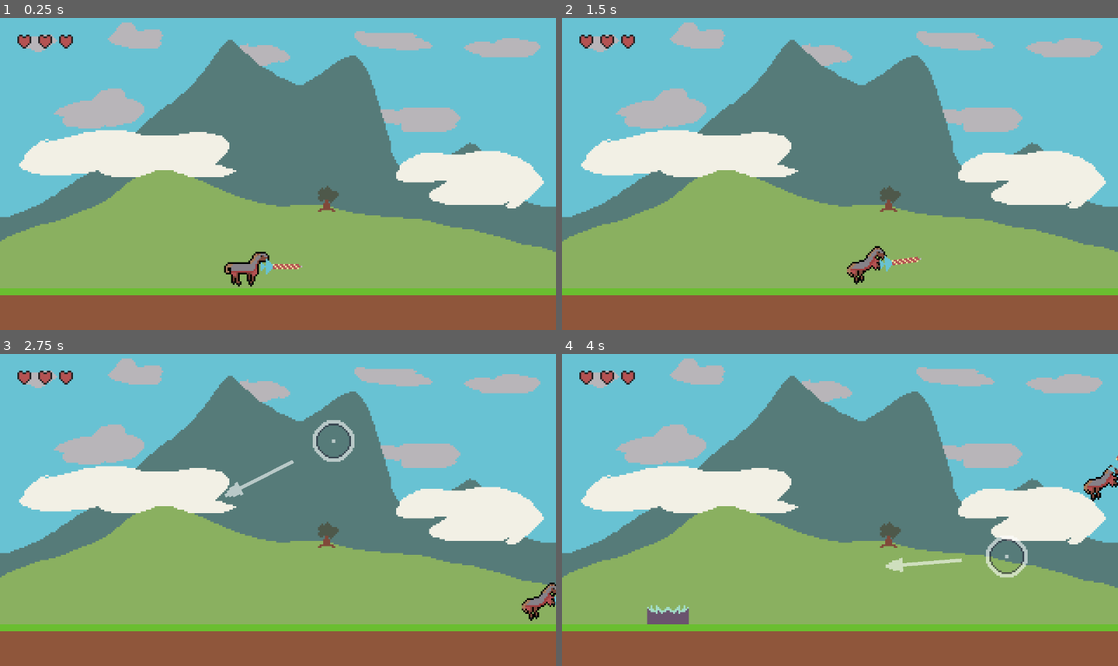
Above: before the commit, frames 1-4 (two rows, left to right).
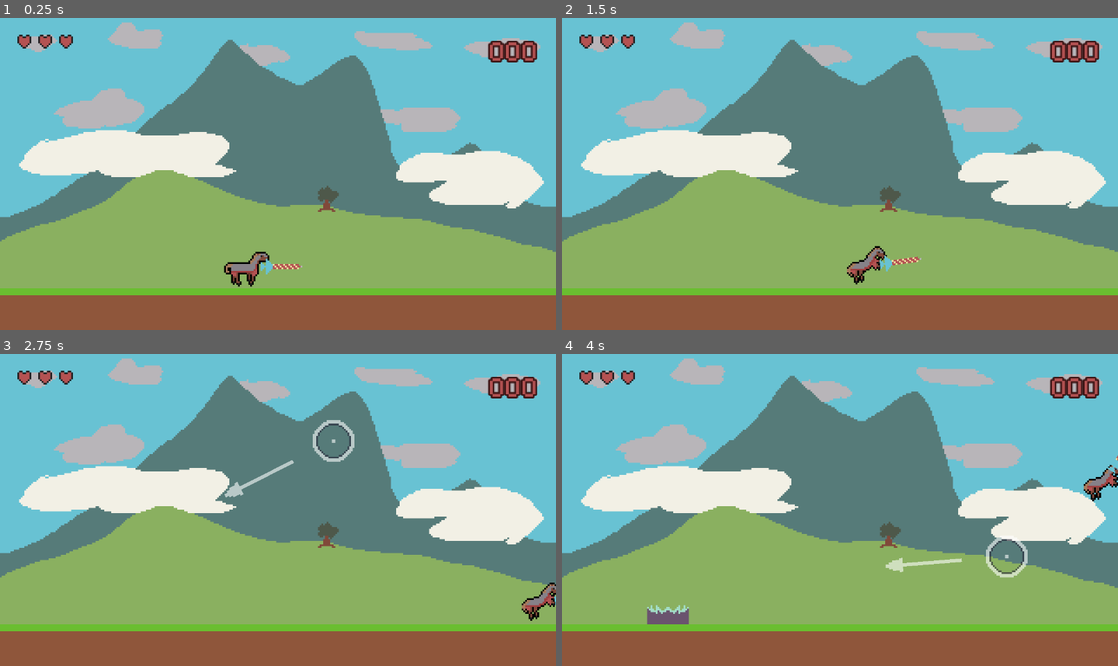
Above: after the commit, the same moments.

Repository: ErwinPrograms/Mini-Jam-205-Horses
Game: Godot game, scene res://scenes/views/game.tscn
Same seed, same stepped clock (60 frames per second), same inputs: the game is played once before the commit and once after it.
Inputs (mouse positions are in pixels of both pictures, inside the frame that each line leads up to):
- Up to frame 1 (0.25 s): no input
- Up to frame 2 (1.5 s): tap Enter (ui_accept) at 0.5, 0.77, 1.25 s; move the mouse to (962, 158) at 0.52 s; press the mouse at (962, 158) at 0.53 s; hold Right (ui_right) from 0.53 s (still down); move the mouse to (728, 189) at 1.27 s; release the mouse at (728, 189) at 1.28 s; click (728, 189) at 1.35 s
- Up to frame 3 (2.75 s): tap Enter (ui_accept) at 1.52 s; move the mouse to (333, 441) at 2.02 s; release Right (ui_right) at 2.03 s; press the mouse at (333, 441) at 2.03 s; hold Left (ui_left) from 2.03 s (still down)
- Up to frame 4 (4 s): tap Enter (ui_accept) at 2.75, 3.02, 3.77 s; move the mouse to (812, 572) at 2.77 s; release Left (ui_left) at 2.78 s; release the mouse at (812, 572) at 2.78 s; hold Right (ui_right) from 2.78 s (still down); click (812, 572) at 2.85 s; move the mouse to (1006, 556) at 3.52 s; press the mouse at (1006, 556) at 3.53 s

The runs differ from the first frame. In frame 1, 0.5% of the frame differs, in the area x 87-97%, y 7-15%; in frame 2, 0.5%; in frame 3, 0.5%; in frame 4, 0.5%.

Commit message:
Add score tracking and display in UI

Diff:
--- a/globals/signal_hub.gd
+++ b/globals/signal_hub.gd
@@ -1,6 +1,10 @@
 extends Node
 
 signal game_over()
+signal point_scored()
 
 func emit_game_over() -> void:
 	game_over.emit()
+
+func emit_point_scored() -> void:
+	point_scored.emit()
--- a/scenes/characters/enemies/enemy_spawn_manager.gd
+++ b/scenes/characters/enemies/enemy_spawn_manager.gd
@@ -15,6 +15,5 @@
 		var new_spawner: EyeballSpawner = EYEBALL_SPAWNER.instantiate()
 		get_parent().add_child(new_spawner)
 		new_spawner.spawn_at(randf_range(20, 300))
-
 	# increment num spawned waves
 	num_spawned_waves += 1
--- a/scenes/characters/enemies/eyeball_spawner.gd
+++ b/scenes/characters/enemies/eyeball_spawner.gd
@@ -20,6 +20,8 @@
 	new_eyeball.position = position
 	new_eyeball.hover_height = randf_range(20, 150)
 
+	new_eyeball.died.connect(SignalHub.emit_point_scored)
+
 	get_parent().add_child(new_eyeball)
 
 	hide()
--- a/scenes/ui/game_ui.gd
+++ b/scenes/ui/game_ui.gd
@@ -1,11 +1,18 @@
 class_name GameUI
 extends Control
 
+# not ideal place to store score but im on a time crunch
+var score: int = 0
+
 @onready var health_display_container: HealthDisplayContainer = $MarginContainer/HealthDisplayContainer
-
+@onready var score_label: Label = $MarginContainer/ScoreLabel
 
 func _ready() -> void:
-	pass
+	SignalHub.point_scored.connect(on_point_scored)
 
 func get_health_display() -> HealthDisplayContainer:
 	return health_display_container
+
+func on_point_scored() -> void:
+	score += 1
+	score_label.text = "%03d" % score
--- a/scenes/ui/game_ui.tscn
+++ b/scenes/ui/game_ui.tscn
@@ -2,6 +2,13 @@
 
 [ext_resource type="Script" uid="uid://c57fey4ij8165" path="res://scenes/ui/game_ui.gd" id="1_gwk6t"]
 [ext_resource type="PackedScene" uid="uid://cc2j00chmnyy8" path="res://scenes/ui/health_display_container.tscn" id="2_xjfbv"]
+[ext_resource type="FontFile" uid="uid://c8ohfea5gxd3t" path="res://assets/fonts/PixelifySans-VariableFont_wght.ttf" id="3_bma8u"]
+
+[sub_resource type="LabelSettings" id="LabelSettings_fct72"]
+font = ExtResource("3_bma8u")
+font_color = Color(0.7058824, 0.32156864, 0.32156864, 1)
+outline_size = 4
+outline_color = Color(0.23137255, 0.078431375, 0.078431375, 1)
 
 [node name="GameUI" type="Control" unique_id=355713589]
 layout_mode = 3
@@ -27,3 +34,10 @@
 
 [node name="HealthDisplayContainer" parent="MarginContainer" unique_id=1389441148 instance=ExtResource("2_xjfbv")]
 layout_mode = 2
+
+[node name="ScoreLabel" type="Label" parent="MarginContainer" unique_id=179642609]
+layout_mode = 2
+size_flags_horizontal = 8
+size_flags_vertical = 0
+text = "000"
+label_settings = SubResource("LabelSettings_fct72")
